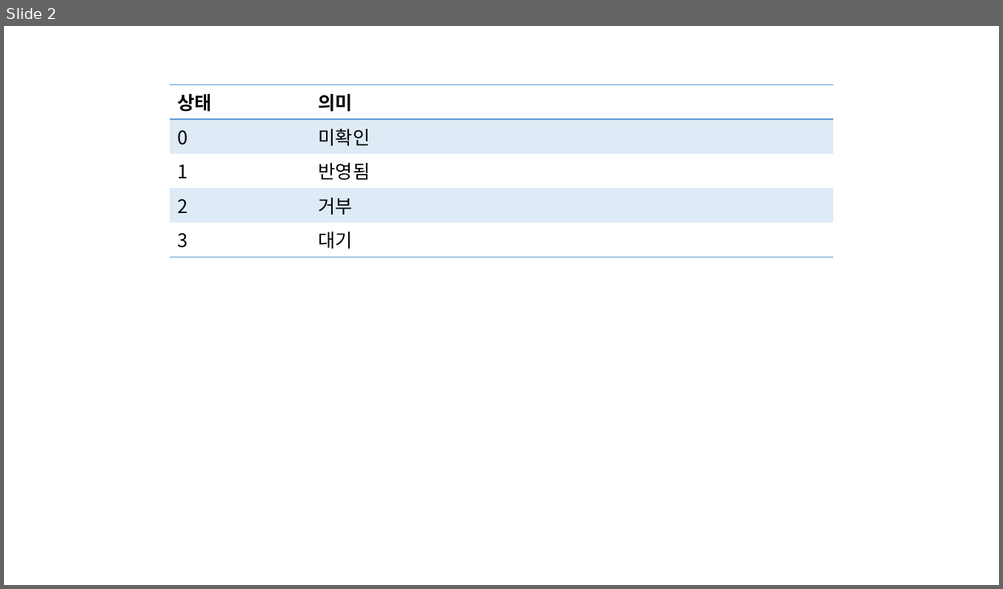
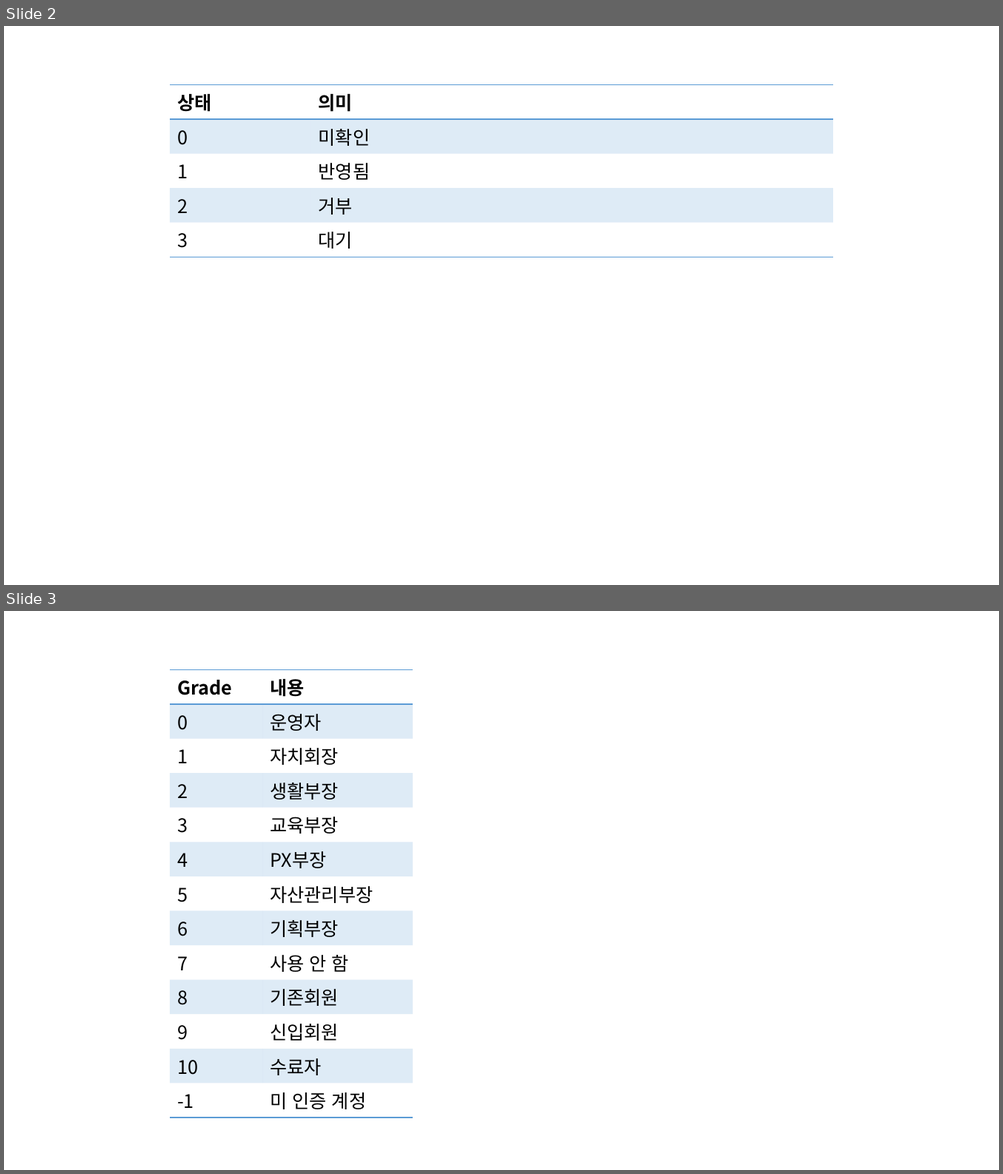
Before and after one commit to Jeonilju/RenewSecsm, a slide deck: 문서/프레젠테이션1.pptx. Shown one above the other, each under a label of ours: slide 2 before the commit, slides 2 and 3 after it. The pictures are 1003x589 and 1003x1174 pixels, drawn with LibreOffice and Linux fonts; fonts in the diff are those of the drawing. Boxes give left, top, right and bottom in pixels: in the first picture for what was removed or moved away, otherwise in the second. Text is boxed around its words. In the diff, an @@ line names an element or a change of style, - is before the commit and + after.

```diff
--- a/문서/프레젠테이션1.pptx
+++ b/문서/프레젠테이션1.pptx
@@ slide 3 added at (x1=4, y1=611, x2=999, y2=1170), background #FFFFFF @@
@@ table added at (x1=170, y1=670, x2=412, y2=1113), 13 rows, 2 columns @@
+Grade | 내용
+0 | 운영자
+1 | 자치회장
+2 | 생활부장
+3 | 교육부장
+4 | PX부장
+5 | 자산관리부장
+6 | 기획부장
+7 | 사용 안 함
+8 | 기존회원
+9 | 신입회원
+10 | 수료자
+-1 | 미 인증 계정
```
Also in this commit, not shown: 1 slide changed, 1 other slide added, 6 other files.
